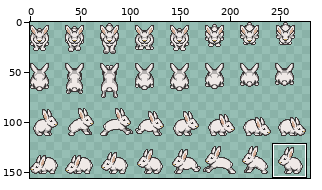
Sprite sheet, stored at Trunk/Resources/lapinMoving.png. Above, an overview of the earlier version with the close-up marked.
Close-up. Before:
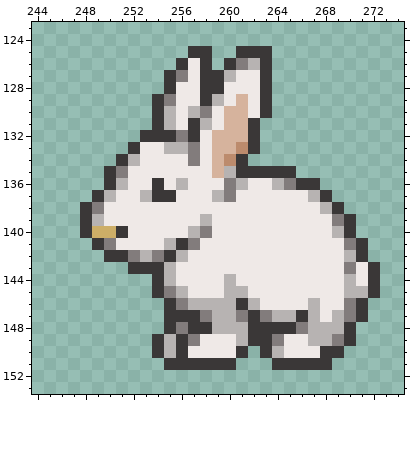
The file is 321x170 pixels. Shown: x 244..274, y 123..153. The wide view leaves out empty margins. The commit also changed other parts of the picture, which this record leaves out.
Once edited:
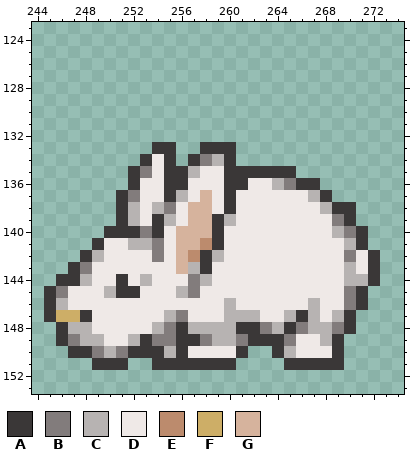
Palette (. is transparent): A #3a3737  B #827c7c  C #b7b3b2  D #efe9e7  E #bc8b6d  F #cdae67  G #d6b39d
From old to new:
Changed rows in their new state; - is an unchanged pixel.
first column x 245:
125 ------------..--...---------
126 -----------...-....---------
127 ----------.........---------
128 ----------.........---------
129 ---------..........---------
130 ---------..........---------
131 ---------.........----------
132 --------..........----------
133 -------..AA..AAA..----------
134 ------..A-A.ABCA.-----------
135 -----..AB-AAC-DA------------
136 -----..A-DAA---AA-----------
137 ----..ABDD-C-GDA------------
138 ---...AC-CB-GG-A---------A--
139 ---...AC-AC-GGAC------------
140 ---..A-ABA-GGGA----------BA-
141 -----D-CCBDGGEA----------C--
142 ---ACDDDD-DGEAC----------BDA
143 --ABDDDDDDDGCA-----------C--
144 -AACDDADCDD-BC-D----------C-
145 ABDDDCAADDD-B--DD--------BA.
146 ACDDDDDDDDDDDDD-DD----------
147 AFFADDDDDDCBDDD-CCDD-----A.-
148 -ACCDDDDDCBACC--A-BC----B---
149 -ABCCDDCABB-ABCCB--AB-D-A.--
150 --AABCBAA---------.AC--D----
151 ----AAA--A---------.----A---
